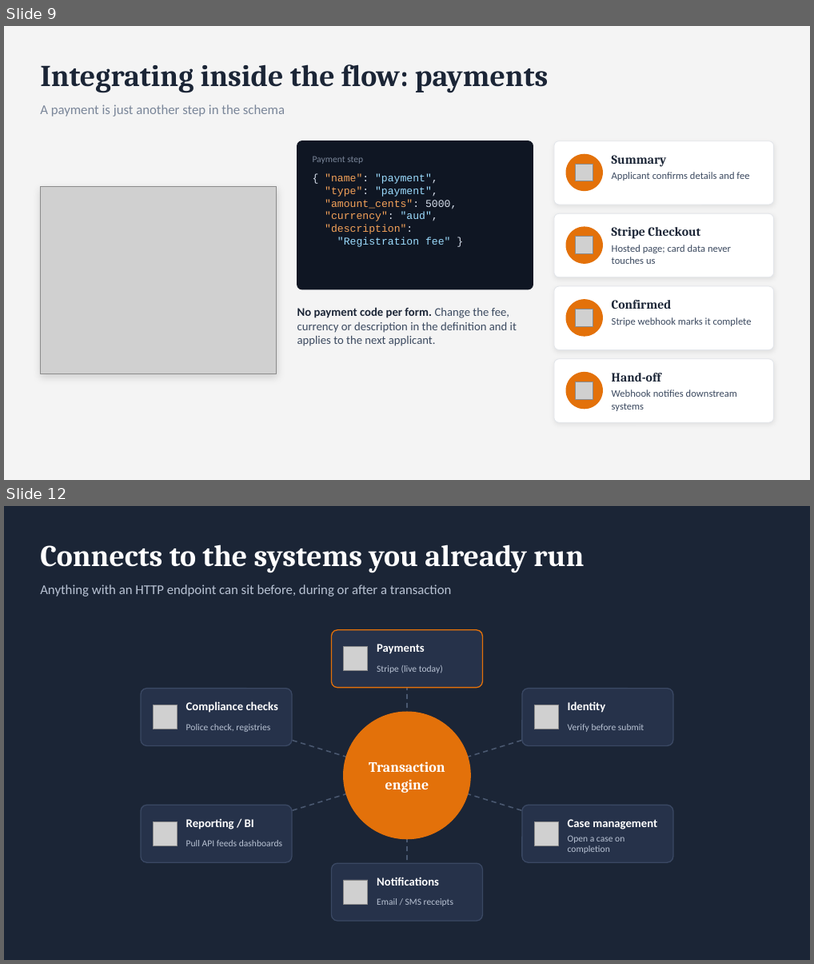
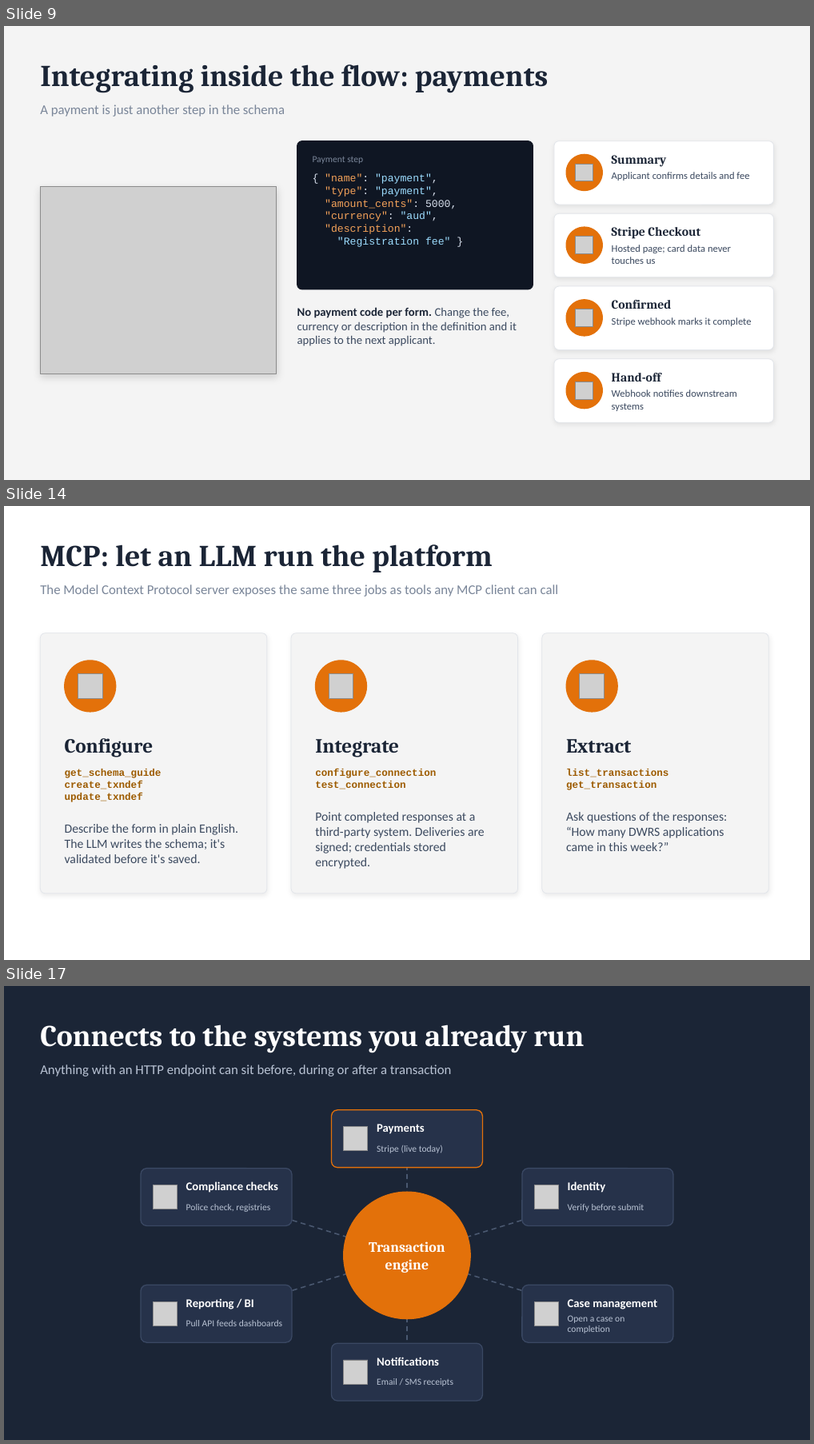
Before and after one commit to ideapod/dd-transactions, a slide deck: dd-transactions-demo.pptx. Shown one above the other, each under a label of ours: slides 9 and 12 before the commit, slides 9, 14 and 17 after it; the slides between them are not shown. The pictures are 814x964 and 814x1444 pixels, drawn with LibreOffice and Linux fonts; fonts in the diff are those of the drawing; grey boxes stand for pictures. Boxes give left, top, right and bottom in pixels: in the first picture for what was removed or moved away, otherwise in the second. Text is boxed around its words. In the diff, an @@ line names an element or a change of style, - is before the commit and + after.

```diff
--- a/dd-transactions-demo.pptx
+++ b/dd-transactions-demo.pptx
@@ slide 14 added at box(4, 506, 810, 960), background #FFFFFF @@
@@ text added at box(40, 544, 493, 572), 36 pt, text #1B2536, bold @@
+MCP: let an LLM run the platform
@@ text added at box(40, 584, 559, 596), 16 pt, text #7A8699 @@
+The Model Context Protocol server exposes the same three jobs as tools any MCP client can call
@@ rounded rectangle added at box(40, 633, 267, 893), fill #F4F4F4, outline #E2E5EA 0.75 pt @@
@@ rounded rectangle added at box(291, 633, 518, 893), fill #F4F4F4, outline #E2E5EA 0.75 pt @@
@@ rounded rectangle added at box(542, 633, 770, 893), fill #F4F4F4, outline #E2E5EA 0.75 pt @@
@@ ellipse added at box(65, 660, 116, 712), fill #E3710A, outline #E3710A 1 pt @@
@@ picture added at box(78, 673, 102, 698) @@
@@ ellipse added at box(315, 660, 367, 712), fill #E3710A, outline #E3710A 1 pt @@
@@ picture added at box(329, 673, 354, 698) @@
@@ ellipse added at box(566, 660, 618, 712), fill #E3710A, outline #E3710A 1 pt @@
@@ picture added at box(580, 673, 605, 698) @@
@@ text added at box(65, 738, 154, 757), 24 pt, text #1B2536, bold @@
+Configure
@@ text added at box(315, 739, 399, 757), 24 pt, text #1B2536, bold @@
+Integrate
@@ text added at box(566, 739, 631, 752), 24 pt, text #1B2536, bold @@
+Extract
@@ text added at box(65, 768, 238, 863), 15 pt, text #3C4A60 @@
+get_schema_guide
+create_txndef
+update_txndef
+Describe the form in plain English. The LLM writes the schema; it's validated before it's saved.
@@ text added at box(315, 768, 485, 868), 15 pt, text #3C4A60 @@
+configure_connection
+test_connection
+Point completed responses at a third-party system. Deliveries are signed; credentials stored encrypted.
@@ text added at box(566, 768, 727, 851), 15 pt, text #3C4A60 @@
+list_transactions
+get_transaction
+Ask questions of the responses: “How many DWRS applications came in this week?”
@@ what was slide 12 is now slide 17 @@
```
Also in this commit, not shown: 6 slides changed, 4 other slides added.
